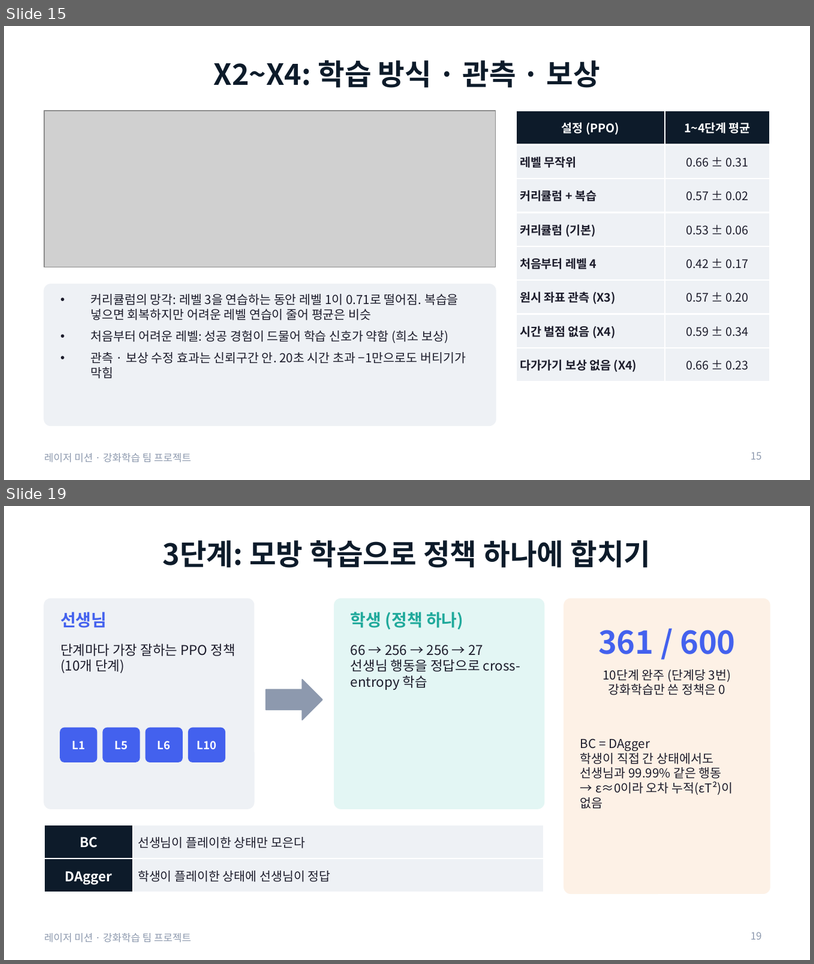
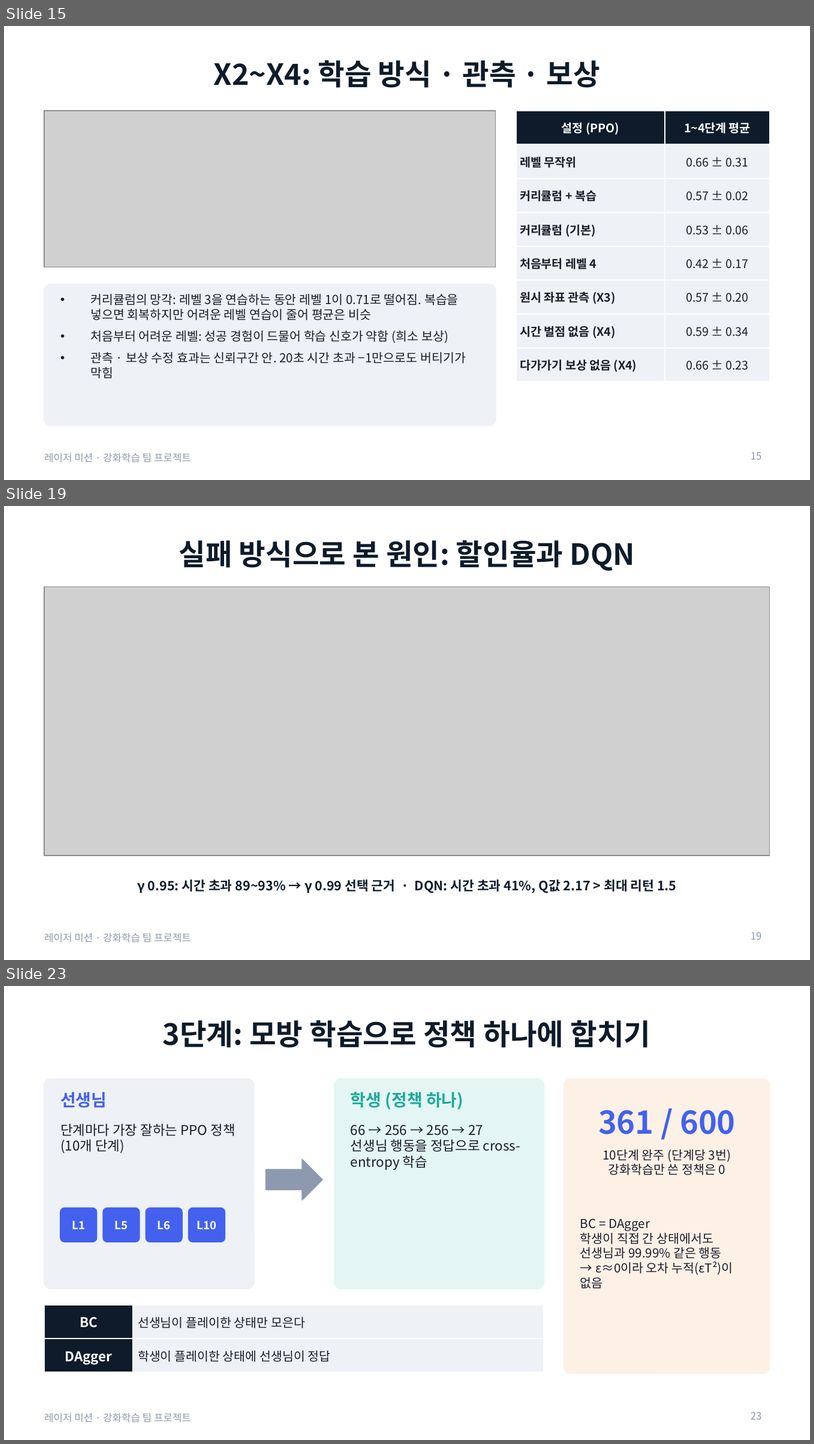
Before and after one commit to changxeokSong/reinforcement_learning, a slide deck: docs/LaserMission_presentation.pptx. Shown one above the other, each under a label of ours: slides 15 and 19 before the commit, slides 15, 19 and 23 after it; the slides between them are not shown. The pictures are 814x964 and 814x1444 pixels, drawn with LibreOffice and Linux fonts; fonts in the diff are those of the drawing; grey boxes stand for pictures. Boxes give left, top, right and bottom in pixels: in the first picture for what was removed or moved away, otherwise in the second. Text is boxed around its words. In the diff, an @@ line names an element or a change of style, - is before the commit and + after.

Commit message:
레이저 미션: 하이퍼파라미터 탐색 102개, 최종 비교 seed 5개, 새 seed 확인 실험, 실패 방식 분석, 발표 자료 37장

```diff
--- a/docs/LaserMission_presentation.pptx
+++ b/docs/LaserMission_presentation.pptx
@@ slide 19 added at (4,506,810,960), background #FFFFFF; not listed: 1 template element that a slide beside it also shows @@
@@ title added at (179,540,635,571), 26 pt, text #0D1B2A, bold @@
+실패 방식으로 본 원인: 할인율과 DQN
@@ picture added at (44,586,770,855) @@
@@ text added at (137,879,677,893), 11.5 pt, text #0D1B2A, bold @@
+γ 0.95: 시간 초과 89~93% → γ 0.99 선택 근거 · DQN: 시간 초과 41%, Q값 2.17 > 최대 리턴 1.5
@@ page number added at (751,931,762,939), 9 pt, text #8D99AE @@
+19
@@ what was slide 19 is now slide 23 @@
@@ page number at (751,1411,762,1419): text changed @@
-19
+23
```
Also in this commit, not shown: 9 slides changed, 4 other slides added, 11 other files.
